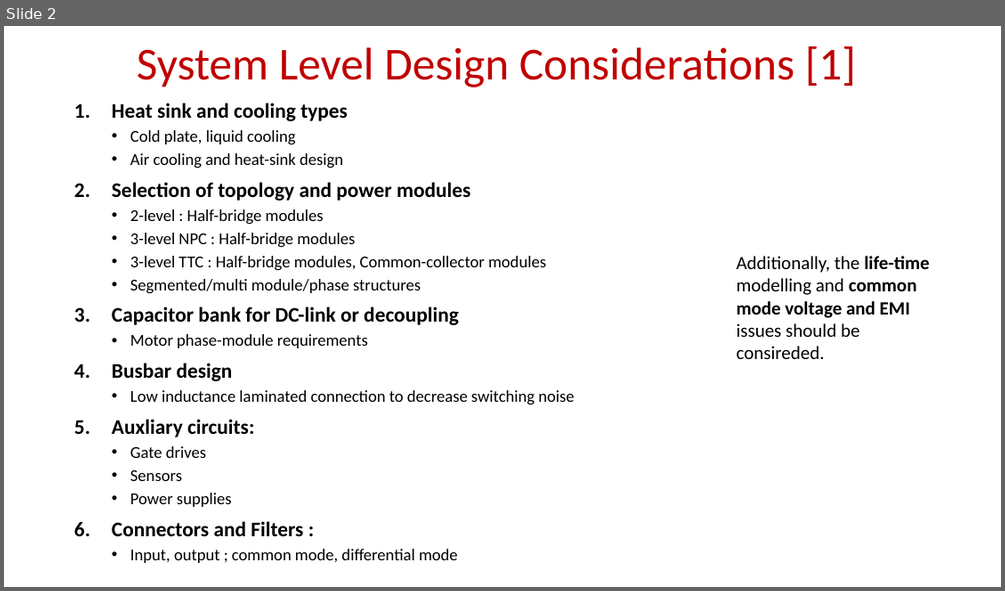
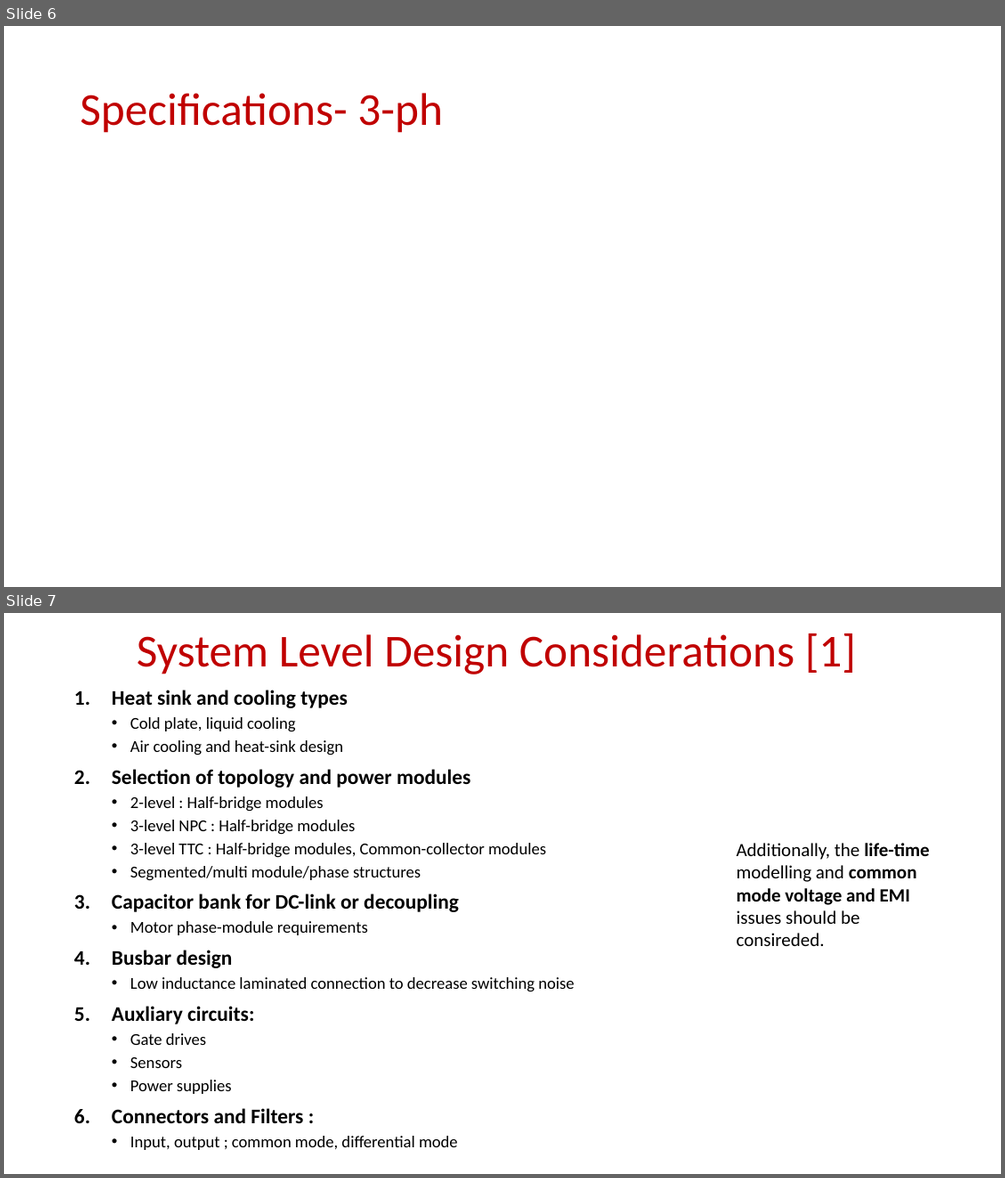
Before and after one commit to EnesAyaz/KTH, a slide deck: Weekly-Reports/ComparitiveAnalyisi.pptx. Shown one above the other, each under a label of ours: slide 2 before the commit, slides 6 and 7 after it. The pictures are 1005x591 and 1005x1178 pixels, drawn with LibreOffice and Linux fonts; fonts in the diff are those of the drawing; grey boxes stand for pictures. Boxes give left, top, right and bottom in pixels: in the first picture for what was removed or moved away, otherwise in the second. Text is boxed around its words. In the diff, an @@ line names an element or a change of style, - is before the commit and + after.

```diff
--- a/Weekly-Reports/ComparitiveAnalyisi.pptx
+++ b/Weekly-Reports/ComparitiveAnalyisi.pptx
@@ slide 6 added at <box>4,26,1001,587</box>, background #FFFFFF @@
@@ title added at <box>80,93,443,133</box>, 44 pt, text #C00000 @@
+Specifications- 3-ph
@@ what was slide 2 is now slide 7 @@
```
Also in this commit, not shown: 1 slide changed, 4 other slides added, 6 other files.
